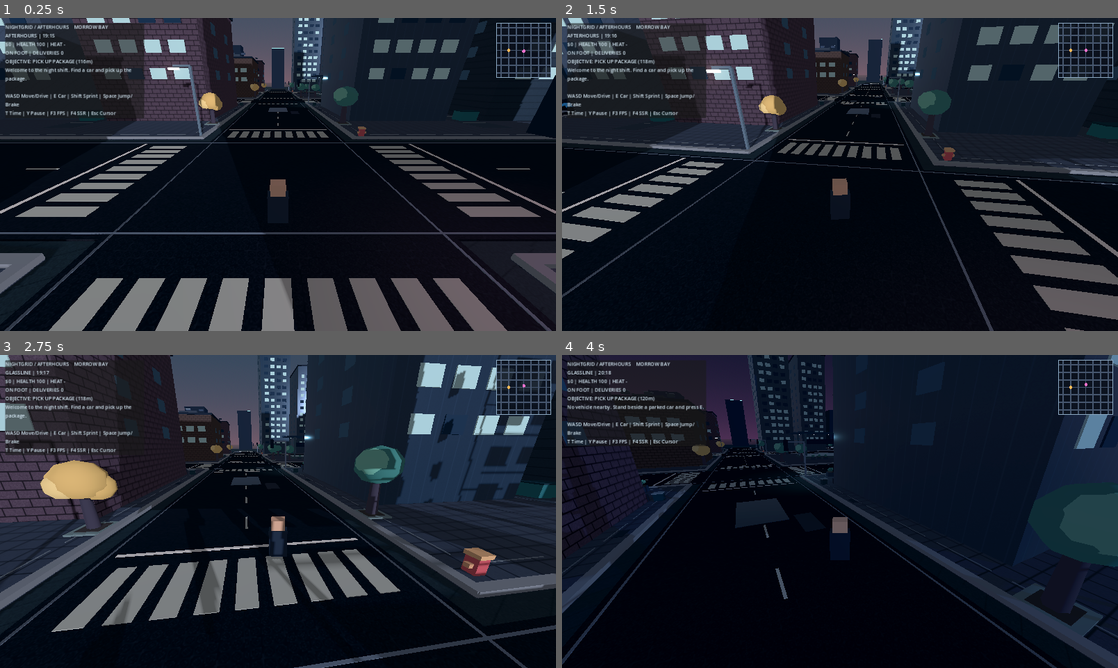
Above: before the commit, frames 1-4 (two rows, left to right).
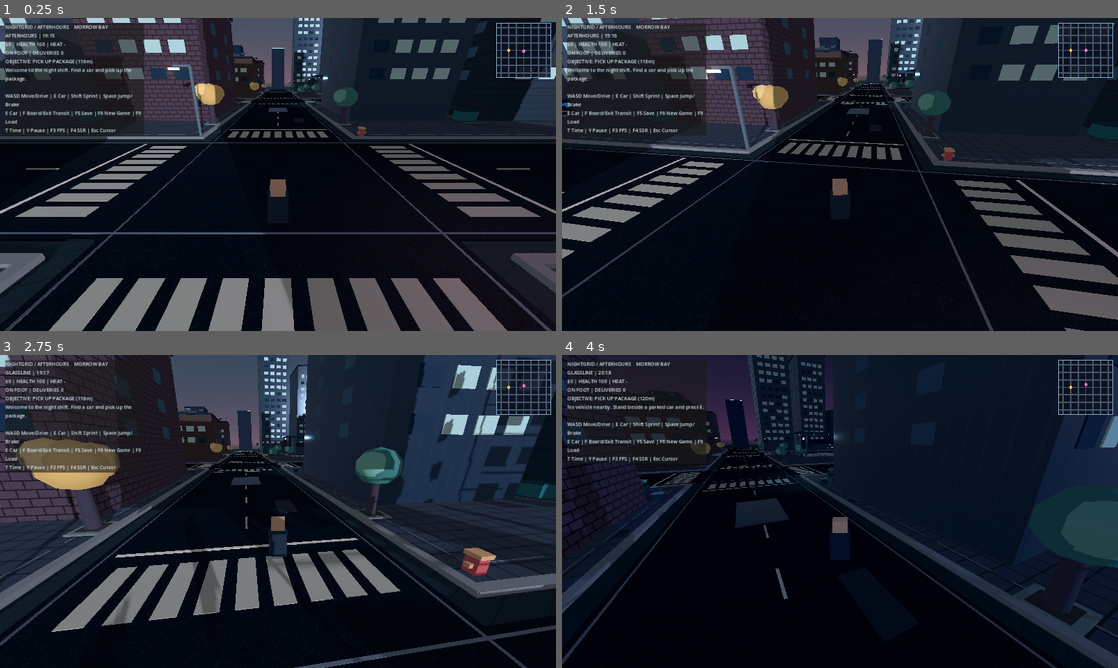
Above: after the commit, the same moments.

Repository: ProhibitedTV/NightGrid-Afterhours
Game: Godot game, scene res://scenes/main.tscn
The game is run twice, just before and just after one commit, with the same random seed, the same clock (stepped at 60 frames per second) and the same inputs.
Inputs (mouse positions are in pixels of both pictures, inside the frame that each line leads up to):
- Up to frame 1 (0.25 s): no input
- Up to frame 2 (1.5 s): tap Enter at 0.5 s; move the mouse to (867, 174) at 0.52 s; hold W from 0.53 s (still down); tap F at 0.6, 1.35 s; tap Space at 0.77 s; move the mouse to (812, 174) at 1.27 s
- Up to frame 3 (2.75 s): keep holding W; tap Space at 1.52 s; move the mouse to (289, 505) at 2.02 s; hold Shift from 2.03 s (still down); tap F at 2.3 s
- Up to frame 4 (4 s): keep holding W; move the mouse to (834, 517) at 2.77 s; release Shift at 2.78 s; tap E at 2.85 s; tap Space at 3.02, 3.77 s; tap F at 3.05, 3.8 s; move the mouse to (878, 514) at 3.52 s; tap T at 3.6 s

The runs differ from the first frame. In frame 1, 2.6% of the frame differs, in the area x 0-100%, y 0-39%; in frame 2, 2.4%; in frame 3, 4.7%, in the area x 0-85%, y 0-97%; in frame 4, 1.7%.
Error after the commit: Parse Error: Cannot infer the type of "x" variable because the value doesn't have a set type. (res://scripts/rail_system.gd:115)

Commit message:
feat(gameplay): connect bus/train boarding, seeded new game and persistent world saves

Diff:
--- a/project.godot
+++ b/project.godot
@@ -5,6 +5,9 @@
 config/name="NIGHTGRID: AFTERHOURS"
 run/main_scene="res://scenes/main.tscn"
 config/features=PackedStringArray("4.3", "Forward Plus")
+
+[autoload]
+GameSession="*res://scripts/game_session.gd"
 
 [display]
 window/size/viewport_width=1920
--- a/scripts/city_details.gd
+++ b/scripts/city_details.gd
@@ -31,6 +31,11 @@
 var _palette: Dictionary = {}
 var _statistics := {"buildings": 0, "storefronts": 0, "street_props": 0, "batched_details": 0, "districts": 4, "landmarks": 0, "authored_lots": 0}
 var _initialized := false
+var world_seed: int = 834726
+
+func set_world_seed(value: int) -> void:
+	assert(not _initialized)
+	world_seed = value
 
 func _ready() -> void:
 	# Called from world.gd after attaching this node; never regenerate on reload.
@@ -40,7 +45,7 @@
 	if _initialized:
 		return
 	_initialized = true
-	_rng.seed = SEED
+	_rng.seed = int(SEED) ^ world_seed
 	_build_road_language()
 	for block_x in range(-GRID_RADIUS, GRID_RADIUS):
 		for block_z in range(-GRID_RADIUS, GRID_RADIUS):
@@ -161,7 +166,7 @@
 				_detail(Vector3(x, 0.028, z + side * 13.0), Vector3(12.5, 0.025, 0.23), Color("e9dfd2"))
 				_detail(Vector3(x + side * 13.0, 0.028, z), Vector3(0.23, 0.025, 12.5), Color("e9dfd2"))
 			# Signal units sit beyond the asphalt, on the sidewalk corner.
-			_signal(Vector3(x + 8.9, 0.0, z + 8.9), ix + iz)
+			# Signal heads are now driven by traffic_signals.gd, not static decorations.
 			if (ix + iz) % 2 == 0:
 				_lamp(Vector3(x - 8.4, 0.0, z - 8.6))
 			if ix % 2 == 0 and iz % 2 == 0:
--- a/scripts/flora.gd
+++ b/scripts/flora.gd
@@ -17,12 +17,17 @@
 var _materials: Dictionary = {}
 var _stats := {"street_trees": 0, "landmark_trees": 0, "shrubs": 0, "flowers": 0, "planter_pots": 0, "vegetation_instances": 0}
 var _initialized := false
+var world_seed: int = 834726
+
+func set_world_seed(value: int) -> void:
+	assert(not _initialized)
+	world_seed = value
 
 func generate() -> void:
 	if _initialized:
 		return
 	_initialized = true
-	_rng.seed = SEED
+	_rng.seed = int(SEED) ^ world_seed
 	_prepare_resources()
 	for ix in range(-GRID_RADIUS, GRID_RADIUS):
 		for iz in range(-GRID_RADIUS, GRID_RADIUS):
--- a/scripts/world.gd
+++ b/scripts/world.gd
@@ -10,6 +10,9 @@
 const Materials = preload("res://scripts/material_library.gd")
 const NightLightingScript = preload("res://scripts/night_lighting.gd")
 const WetStreetsScript = preload("res://scripts/wet_streets.gd")
+const TrafficSignalsScript = preload("res://scripts/traffic_signals.gd")
+const TrafficSystemScript = preload("res://scripts/traffic_system.gd")
+const RailSystemScript = preload("res://scripts/rail_system.gd")
 const CELL = 58.0
 const GRID_RADIUS = 3
 const PLAYER_START = Vector3(0.0, 1.15, 6.0)
@@ -43,6 +46,12 @@
 var day_night: Node
 var street_lights: Node3D
 var wet_streets: Node3D
+var signal_controller: Node3D
+var traffic: Node3D
+var rail: Node3D
+var current_transit: Node3D
+var transit_kind := ""
+var session: Node
 var world_environment: WorldEnvironment
 var sun_light: DirectionalLight3D
 var yaw := 0.0
@@ -58,16 +67,22 @@
 var police_cooldown := 4.0
 
 func _ready() -> void:
-	rng.seed = 834726
+	session = get_node("/root/GameSession")
+	rng.seed = int(session.get("world_seed"))
 	_build_environment()
 	_build_city()
 	_build_world_systems()
 	_create_player()
 	_spawn_traffic()
+	_build_transport()
 	_create_camera()
 	_create_marker()
 	_build_hud()
-	_set_mission_target(PICKUPS[0], false)
+	var restore: Dictionary = session.call("take_pending_restore")
+	if restore.is_empty():
+		_set_mission_target(PICKUPS[0], false)
+	else:
+		_apply_snapshot(restore)
 	Input.mouse_mode = Input.MOUSE_MODE_CAPTURED
 
 func _input(event: InputEvent) -> void:
@@ -82,6 +97,14 @@
 				Input.mouse_mode = Input.MOUSE_MODE_VISIBLE if Input.mouse_mode == Input.MOUSE_MODE_CAPTURED else Input.MOUSE_MODE_CAPTURED
 			KEY_E:
 				_toggle_car()
+			KEY_F:
+				_toggle_transit()
+			KEY_F5:
+				_save_game()
+			KEY_F6:
+				_new_game()
+			KEY_F9:
+				_load_game()
 			KEY_T:
 				day_night.call("advance_hour", 1.0)
 			KEY_Y:
@@ -97,14 +120,14 @@
 		return
 	var actor := _actor()
 	street_lights.call("set_focus", actor.global_position)
-	if current_car == null:
+	if current_car == null and current_transit == null:
 		player.set("camera_yaw", yaw)
-	var focus := actor.global_position + Vector3.UP * (1.65 if current_car != null else 1.45)
-	var camera_distance := 13.0 if current_car != null else 7.5
+	var focus := actor.global_position + Vector3.UP * (1.65 if current_car != null or current_transit != null else 1.45)
+	var camera_distance := 21.0 if transit_kind == "TRAIN" else (15.0 if transit_kind == "BUS" else (13.0 if current_car != null else 7.5))
 	var camera_offset := Vector3(0.0, sin(pitch) * camera_distance, cos(pitch) * camera_distance).rotated(Vector3.UP, yaw)
 	camera.global_position = camera.global_position.lerp(focus + camera_offset, minf(delta * 7.0, 1.0))
 	camera.look_at(focus, Vector3.UP)
-	if actor.global_position.distance_to(mission_position) < 5.3:
+	if current_transit == null and actor.global_position.distance_to(mission_position) < 5.3:
 		_advance_mission()
 	if actor.global_position.y < -15.0 or absf(actor.global_position.x) > 280.0 or absf(actor.global_position.z) > 280.0:
 		_respawn()
@@ -130,9 +153,14 @@
 	_update_hud()
 
 func _actor() -> Node3D:
+	if current_transit != null:
+		return current_transit
 	return current_car if current_car != null else player
 
 func _toggle_car() -> void:
+	if current_transit != null:
+		_notify("You're a passenger. Press F to leave at the next stop.")
+		return
 	if current_car != null:
 		if int(current_car.call("speed_kph")) > 15:
 			_notify("Slow down before exiting.")
@@ -218,6 +246,8 @@
 	_notify("POLICE ALERT: A patrol unit is approaching.")
 
 func _respawn() -> void:
+	current_transit = null
+	transit_kind = ""
 	if current_car != null:
 		current_car.set("occupied", false)
 		current_car = null
@@ -313,6 +343,7 @@
 	city_details = CityDetailsScript.new()
 	city_details.name = "CityDetails"
 	add_child(city_details)
+	city_details.call("set_world_seed", rng.seed)
 	city_details.call("generate")
 
 func _build_world_systems() -> void:
@@ -320,6 +351,7 @@
 	flora = FloraScript.new()
 	flora.name = "CityFlora"
 	add_child(flora)
+	flora.call("set_world_seed", rng.seed)
 	flora.call("generate")
 	street_lights = NightLightingScript.new()
 	street_lights.name = "NightLighting"
@@ -387,6 +419,147 @@
 		var car := _create_car(parked[i], VEHICLE_COLORS[i % VEHICLE_COLORS.size()])
 		car.rotation.y = PI if i % 2 == 1 else 0.0
 		cars.append(car)
+
+func _build_transport() -> void:
+	signal_controller = TrafficSignalsScript.new()
+	signal_controller.name = "TrafficSignals"
+	add_child(signal_controller)
+	traffic = TrafficSystemScript.new()
+	traffic.name = "SurfaceTraffic"
+	add_child(traffic)
+	traffic.call("initialize", rng.seed, signal_controller)
+	rail = RailSystemScript.new()
+	rail.name = "MorrowLine"
+	add_child(rail)
+
+func _toggle_transit() -> void:
+	if current_car != null:
+		_notify("Park and exit your car before boarding transit.")
+		return
+	if current_transit != null:
+		var exit_pos := Vector3.ZERO
+		if transit_kind == "BUS":
+			if not bool(current_transit.call("is_boardable")):
+				_notify("Wait for the bus to stop before alighting.")
+				return
+			exit_pos = current_transit.call("alight_position")
+		else:
+			if not bool(rail.call("can_alight")):
+				_notify("M-Line is moving. Wait for the next station.")
+				return
+			exit_pos = rail.call("alight_position")
+		_leave_transit(exit_pos)
+		return
+	if bool(rail.call("boardable_from", player.global_position)):
+		_board_transit(rail.get_node("MorrowLineTrain"), "TRAIN")
+		_notify("M-Line boarded. F to leave at a station.")
+		return
+	var bus: CharacterBody3D = traffic.call("get_boardable_bus", player.global_position)
+	if bus != null:
+		_board_transit(bus, "BUS")
+		_notify("City Loop boarded. F to leave at the next stop.")
+		return
+	_notify("Board with F at a marked bus stop or M-Line elevator when a vehicle is stopped.")
+
+func _board_transit(vehicle: Node3D, kind: String) -> void:
+	current_transit = vehicle
+	transit_kind = kind
+	player.set("driving", true)
+	player.visible = false
+	player.collision_layer = 0
+	player.collision_mask = 0
+	player.velocity = Vector3.ZERO
+
+func _leave_transit(at: Vector3) -> void:
+	current_transit = null
+	transit_kind = ""
+	player.global_position = at
+	player.velocity = Vector3.ZERO
+	player.collision_layer = 1
+	player.collision_mask = 1
+	player.visible = true
+	player.set("driving", false)
+	_notify("Back on the street.")
+
+func _save_game() -> void:
+	if bool(session.call("save_snapshot", _capture_snapshot())):
+		_notify("Saved slot 1. City seed: %d" % int(session.get("world_seed")))
+	else:
+		_notify("Save failed. Check user data folder or permissions.")
+
+func _load_game() -> void:
+	if not bool(session.call("prepare_load")):
+		_notify("No valid saved game in slot 1.")
+		return
+	get_tree().call_deferred("reload_current_scene")
+
+func _new_game() -> void:
+	session.call("start_new_game")
+	get_tree().call_deferred("reload_current_scene")
+
+func _capture_snapshot() -> Dictionary:
+	var stored_cars := []
+	for car in cars:
+		stored_cars.append({
+			"position": [car.global_position.x, car.global_position.y, car.global_position.z],
+			"yaw": car.rotation.y, "claimed": car.has_meta("claimed")
+		})
+	var aboard_id := ""
+	if transit_kind == "BUS" and current_transit != null:
+		aboard_id = str(current_transit.get("vehicle_id"))
+	return {
+		"player_position": [player.global_position.x, player.global_position.y, player.global_position.z],
+		"camera_yaw": yaw, "cash": cash, "health": health, "heat": heat,
+		"deliveries": deliveries, "carrying": carrying,
+		"hour": day_night.get("hour"), "cars": stored_cars,
+		"occupied_car": cars.find(current_car),
+		"traffic": traffic.call("snapshot"), "rail": rail.call("snapshot"),
+		"signal_elapsed": signal_controller.get("elapsed"),
+		"transit_kind": transit_kind, "transit_id": aboard_id
+	}
+
+func _apply_snapshot(data: Dictionary) -> void:
+	# Geometry is already reconstructed from the saved immutable seed.
+	traffic.call("restore", data["traffic"])
+	rail.call("restore", data["rail"])
+	signal_controller.set("elapsed", fposmod(float(data.get("signal_elapsed", 0.0)), 72.0))
+	cash = maxi(0, int(data.get("cash", 0)))
+	health = clampf(float(data.get("health", 100.0)), 1.0, 100.0)
+	heat = clampf(float(data.get("heat", 0.0)), 0.0, 5.0)
+	deliveries = maxi(0, int(data.get("deliveries", 0)))
+	carrying = bool(data.get("carrying", false))
+	yaw = float(data.get("camera_yaw", 0.0))
+	var position_data: Array = data["player_position"]
+	player.global_position = Vector3(float(position_data[0]), float(position_data[1]), float(position_data[2]))
+	var saved_cars: Array = data.get("cars", [])
+	for i in range(mini(saved_cars.size(), cars.size())):
+		var info: Dictionary = saved_cars[i]
+		var c: CharacterBody3D = cars[i]
+		var pos: Array = info.get("position", [])
+		if pos.size() == 3:
+			c.global_position = Vector3(float(pos[0]), float(pos[1]), float(pos[2]))
+		c.rotation.y = float(info.get("yaw", c.rotation.y))
+		if bool(info.get("claimed", false)):
+			c.set_meta("claimed", true)
+	var selected := int(data.get("occupied_car", -1))
+	if selected >= 0 and selected < cars.size():
+		current_car = cars[selected]
+		current_car.set("occupied", true)
+		player.set("driving", true)
+		player.visible = false
+		player.collision_layer = 0
+		player.collision_mask = 0
+	else:
+		var saved_transit := str(data.get("transit_kind", ""))
+		if saved_transit == "BUS":
+			var bus: CharacterBody3D = traffic.call("bus_by_id", str(data.get("transit_id", "")))
+			if bus != null:
+				_board_transit(bus, "BUS")
+		elif saved_transit == "TRAIN":
+			_board_transit(rail.get_node("MorrowLineTrain"), "TRAIN")
+	day_night.call("set_hour", float(data.get("hour", 19.25)))
+	_set_mission_target(DROPOFFS[deliveries % DROPOFFS.size()] if carrying else PICKUPS[deliveries % PICKUPS.size()], carrying)
+	_notify("Save loaded. Seed %d; Morrow Bay restored." % int(session.get("world_seed")))
 
 func _create_camera() -> void:
 	camera = Camera3D.new()
@@ -473,7 +646,11 @@
 	var landmark: String = city_details.call("get_nearby_landmark", _actor().global_position)
 	var local_name := district if landmark.is_empty() else "%s / %s" % [district, landmark]
 	var clock: String = day_night.call("clock_string")
-	var vehicle_text := "ON FOOT" if current_car == null else "DRIVING • %d km/h" % int(current_car.call("speed_kph"))
+	var vehicle_text := "ON FOOT"
+	if current_car != null:
+		vehicle_text = "DRIVING • %d km/h" % int(current_car.call("speed_kph"))
+	elif current_transit != null:
+		vehicle_text = "M-LINE RIDER" if transit_kind == "TRAIN" else "CITY LOOP RIDER"
 	var wanted_text := "-" if heat < 0.15 else "★".repeat(maxi(1, ceili(heat)))
 	var mission := "DELIVER PACKAGE" if carrying else "PICK UP PACKAGE"
 	var distance := roundi(_actor().global_position.distance_to(mission_position))
@@ -481,7 +658,7 @@
 	if performance_overlay:
 		var fps := maxi(Engine.get_frames_per_second(), 1)
 		performance_label.text = "RTX 3060 target: 60 FPS @1080p | Actual: %d FPS | %.1f ms" % [fps, 1000.0 / float(fps)]
-	hud_label.text = "NIGHTGRID / AFTERHOURS    MORROW BAY\n%s  …(99 unchanged characters)…  Car | Shift Sprint | Space Jump/Brake\nT Time | Y Pause | F3 FPS | F4 SSR | Esc …(118 unchanged characters)…
+	hud_label.text = "NIGHTGRID / AFTERHOURS    MORROW BAY\n%s  …(99 unchanged characters)…  Car | Shift Sprint | Space Jump/Brake\nE Car | F Board/Exit Transit | F5 Save | F6 New Game | F9 Load\nT Time | Y Pause | F3 FPS | F4 SSR | Esc …(118 unchanged characters)…
 
 func get_map_state() -> Dictionary:
 	var car_positions: Array[Vector2] = []
